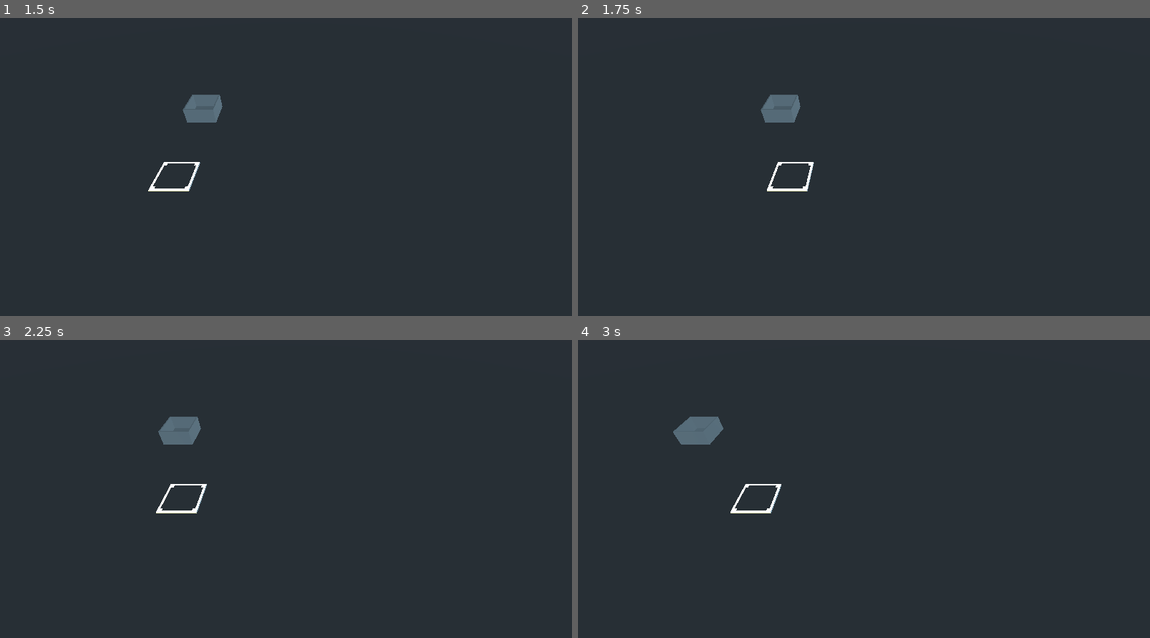
Above: before the commit, frames 1-4 (two rows, left to right).
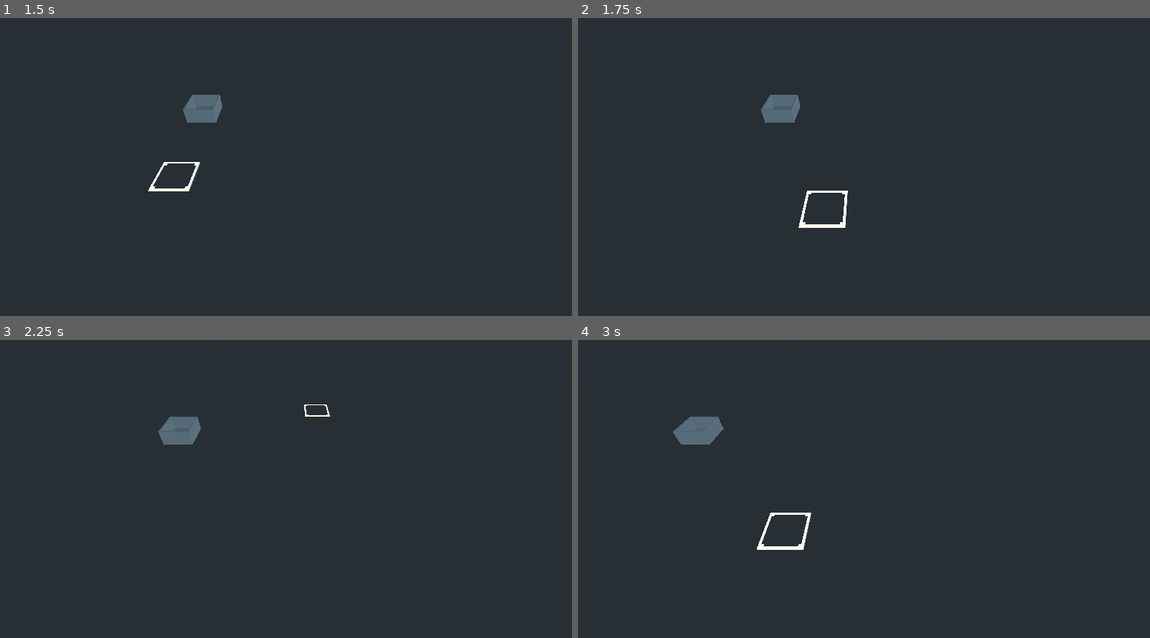
Above: after the commit, the same moments.

Repository: newnoiseworks/TowerStory
Game: Godot game, scene res://Scenes/building/building.tscn
The game is run twice, just before and just after one commit, with the same random seed, the same clock (stepped at 60 frames per second) and the same inputs.
Inputs (mouse positions are in pixels of both pictures, inside the frame that each line leads up to):
- Up to frame 1 (1.5 s): tap Enter at 0.5 s; move the mouse to (411, 140) at 0.52 s; press the mouse at (411, 140) at 0.53 s; hold D (move_right) 0.53-1.25 s; right-click (411, 140) at 0.8 s; release the mouse at (411, 140) at 1.25 s; drag from (171, 169) to (257, 220) at 1.27 s
- Up to frame 2 (1.75 s): no input
- Up to frame 3 (2.25 s): tap Space at 2 s; move the mouse to (343, 405) at 2.02 s; press the mouse at (343, 405) at 2.03 s; hold D (move_right) from 2.03 s (still down)
- Up to frame 4 (3 s): right-click (921, 405) at 2.3 s; release D (move_right) at 2.75 s; release the mouse at (921, 405) at 2.75 s; drag from (835, 542) to (692, 429) at 2.77 s

Frame 1 is identical in both runs. In frame 2, 0.5% of the frame differs, in the area x 33-48%, y 48-71%; in frame 3, 0.2%; in frame 4, 0.5%, in the area x 26-41%, y 48-71%.

Commit message:
adds testing for mouse behaviors on building, moves code a bit to accomodate

Diff:
--- a/Scenes/building/building.gd
+++ b/Scenes/building/building.gd
@@ -1,6 +1,38 @@
 extends Spatial
 
 onready var first_floor = find_node("floor")
+onready var mouse_select: Spatial = find_node("mouse_select")
+
+var _input = Input
+
+
+# Pass a mock input object for testing
+func _set_input(input):
+	_input = input
+
 
 func _ready():
 	first_floor.draw_floor()
+
+
+func _on_floor_input_event(_camera, event, position, _normal, _shape_idx):
+	if event is InputEventMouseMotion:
+		var mouse_position = position
+		mouse_position.y = mouse_select.global_transform.origin.y
+
+		var adjustment = mouse_position - mouse_select.global_transform.origin
+
+		adjustment.x = first_floor._closest_multiple_of(int(adjustment.x))
+		adjustment.z = first_floor._closest_multiple_of(int(adjustment.z))
+
+		if adjustment != Vector3.ZERO:
+			mouse_select.translate_object_local(adjustment)
+
+	elif event is InputEventMouseButton:
+		var global_target = mouse_select.global_transform.origin
+		global_target.y = 0
+
+		if _input.is_action_pressed("main_button"):
+			first_floor.add_floor_piece_at(global_target)
+		elif _input.is_action_pressed("secondary_button"):
+			first_floor.remove_floor_piece_at(global_target)
--- a/Scenes/building/building.tscn
+++ b/Scenes/building/building.tscn
@@ -14,5 +14,8 @@
 [node name="camera_gimbal" parent="." instance=ExtResource( 2 )]
 
 [node name="floor" parent="." instance=ExtResource( 1 )]
+transform = Transform( 64, 0, 0, 0, 0.1, 0, 0, 0, 64, 0, 0, 0 )
 
 [node name="mouse_select" parent="." instance=ExtResource( 3 )]
+
+[connection signal="input_event" from="floor" to="." method="_on_floor_input_event"]
--- /dev/null
+++ b/Scenes/building/test_building.gd
@@ -0,0 +1,77 @@
+extends GutTest
+
+
+class Test__on_floor_input_event:
+	extends GutTest
+	var test_building
+	var input
+
+	class MockInput:
+		var _pressed = []
+
+		func press(key):
+			_pressed.append(key)
+
+		func release(key):
+			_pressed.remove(key)
+
+		func is_action_pressed(a):
+			return a in _pressed
+
+	func before_each():
+		var prototype_script = load("res://scenes/building/building.tscn")
+		test_building = prototype_script.instance()
+		input = MockInput.new()
+		test_building._set_input(input)
+		add_child_autofree(test_building)
+
+
+	func test_mouse_move():
+		test_building._on_floor_input_event(
+			null,
+			InputEventMouseMotion.new(),
+			Vector3(
+				2.076785, 0.100007, 0.179358
+			),
+			null,
+			null
+		)
+
+		var mouse_select = test_building.mouse_select
+
+		assert_eq(
+			mouse_select.get_translation(),
+			Vector3(2, 0, 0),
+			"Moving the mouse moves the mouse select object"
+		)
+
+	func test_mouse_add_piece():
+		test_building._on_floor_input_event(
+			null,
+			InputEventMouseMotion.new(),
+			Vector3(
+				2.076785, 0.100007, 0.179358
+			),
+			null,
+			null
+		)
+
+		test_building._on_floor_input_event(
+			null,
+			InputEventMouseButton.new(),
+			Vector3(
+				2.076785, 0.100007, 0.179358
+			),
+			null,
+			null
+		)
+
+		input.press("main_button")
+
+		var mouse_select = test_building.mouse_select
+
+		assert_eq(
+			mouse_select.get_translation(),
+			Vector3(2, 0, 0),
+			"Moving the mouse moves the mouse select object"
+		)
--- a/Scenes/floor/floor.gd
+++ b/Scenes/floor/floor.gd
@@ -13,7 +13,6 @@
 	}
 ]
 
-onready var mouse_select: Spatial = get_parent().find_node("mouse_select")
 onready var floor_piece_packed = preload("res://scenes/floor/bottom_floor_piece.tscn")
 onready var floor_data = tower_data[0]
 
@@ -25,37 +24,14 @@
 func draw_floor():
 	for x in floor_data:
 		for z in floor_data[x]:
-			_add_floor_piece_at(get_parent().global_transform.origin + Vector3(x, 0, z), true)
+			add_floor_piece_at(get_parent().global_transform.origin + Vector3(x, 0, z), true)
 
 	for x in floor_data:
 		for z in floor_data[x]:
 			_add_wall_to_piece_at_edges(x, z)
 
 
-func _on_floor_input_event(_camera, event, position, _normal, _shape_idx):
-	if event is InputEventMouseMotion:
-		var mouse_position = position
-		mouse_position.y = mouse_select.global_transform.origin.y
-
-		var adjustment = mouse_position - mouse_select.global_transform.origin
-
-		adjustment.x = _closest_multiple_of(int(adjustment.x))
-		adjustment.z = _closest_multiple_of(int(adjustment.z))
-
-		if adjustment != Vector3.ZERO:
-			mouse_select.translate_object_local(adjustment)
-
-	elif event is InputEventMouseButton:
-		var global_target = mouse_select.global_transform.origin
-		global_target.y = 0
-
-		if Input.is_action_pressed("main_button"):
-			_add_floor_piece_at(global_target)
-		elif Input.is_action_pressed("secondary_button"):
-			_remove_floor_piece_at(global_target)
-
-
-func _add_floor_piece_at(global_target: Vector3, startup: bool = false):
+func add_floor_piece_at(global_target: Vector3, startup: bool = false):
 	var target = get_parent().global_transform.origin + global_target
 
 	var x = int(target.x)
@@ -82,7 +58,7 @@
 		_add_edges_to_surrounding_pieces(x, z)
 
 
-func _remove_floor_piece_at(global_target: Vector3):
+func remove_floor_piece_at(global_target: Vector3):
 	var target = get_parent().global_transform.origin + global_target
 
 	var x = int(target.x)
--- a/Scenes/floor/floor.tscn
+++ b/Scenes/floor/floor.tscn
@@ -10,5 +10,3 @@
 
 [node name="CollisionShape" type="CollisionShape" parent="."]
 shape = SubResource( 1 )
-
-[connection signal="input_event" from="." to="." method="_on_floor_input_event"]
